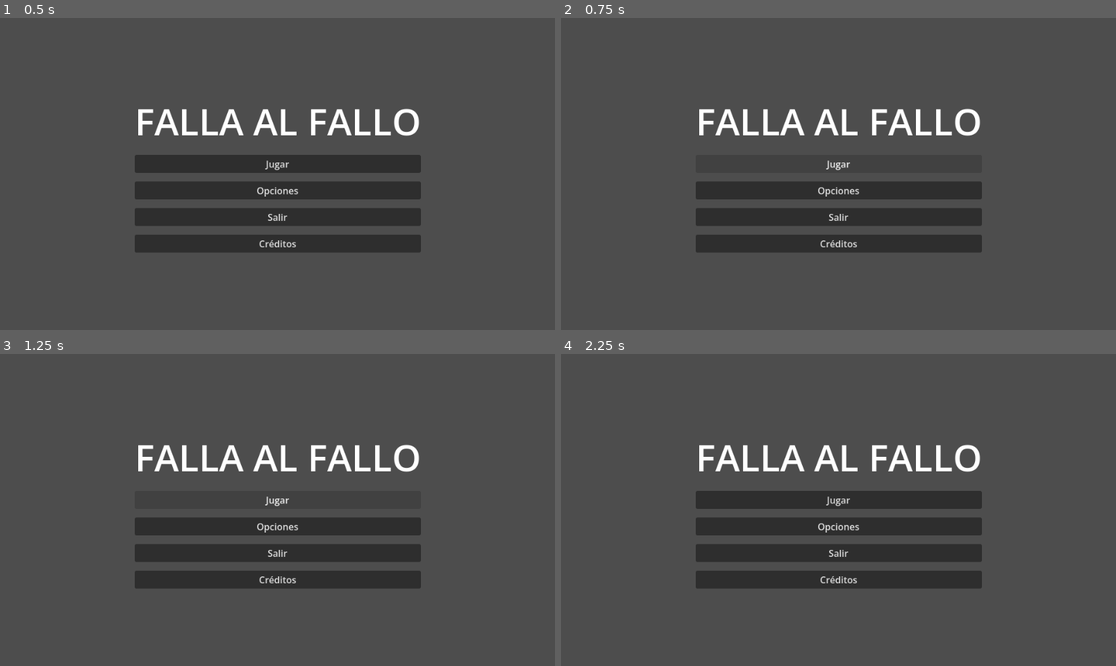
Above: before the commit, frames 1-4 (two rows, left to right).
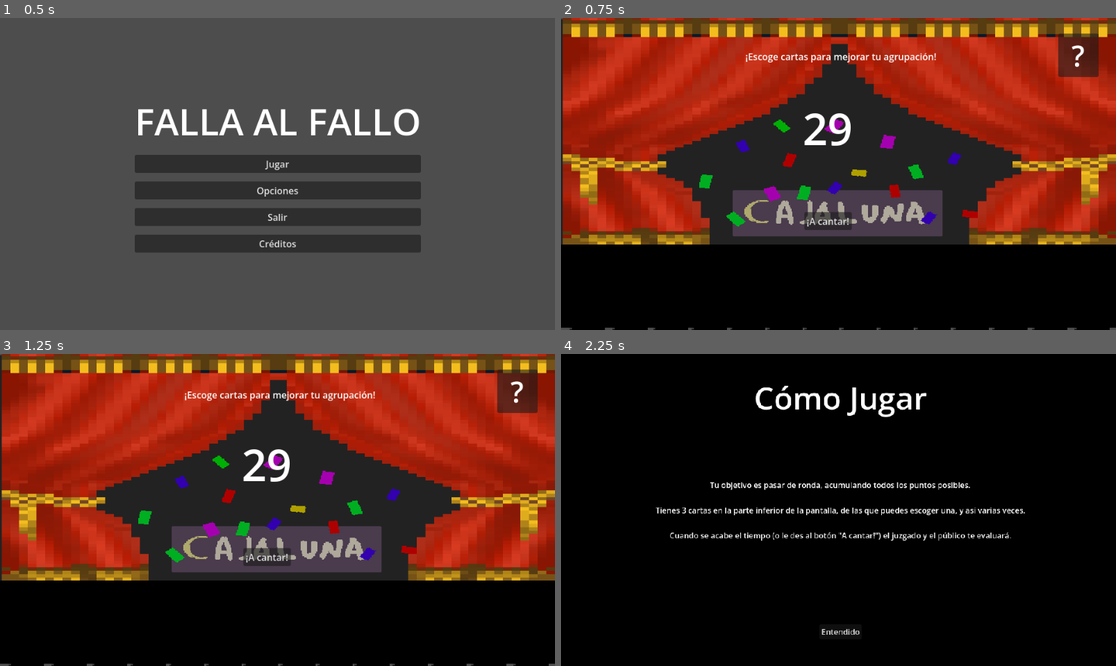
Above: after the commit, the same moments.

Repository: Sromerop0610/LosMataos
Game: Godot game, scene res://Scenes/menú_principal.tscn
Two runs of this game, one before a commit and one after it. Both use one fixed random seed, a clock stepped at 60 frames per second and the inputs below.
Inputs (mouse positions are in pixels of both pictures, inside the frame that each line leads up to):
- Up to frame 1 (0.5 s): no input
- Up to frame 2 (0.75 s): click "Jugar" at 0.5 s
- Up to frame 3 (1.25 s): no input
- Up to frame 4 (2.25 s): click (838, 500) at 1.25 s, where only the run before the commit has a clickable "Jugar"; click (1077, 391) at 2 s, where only the run after the commit has a clickable "?"

Frame 1 is identical in both runs. In frame 2, 94% of the frame differs, in the area x 0-100%, y 0-100%; in frame 3, 94%; in frame 4, 100%.
Error before the commit: Parse Error: Assignment is not allowed inside an expression. (res://Scripts/menú_principal.gd:18)

Commit message:
fixedMenu Added scenario sprite

Diff:
--- a/Scenes/Game.tscn
+++ b/Scenes/Game.tscn
@@ -2,6 +2,7 @@
 
 [ext_resource type="Texture2D" uid="uid://cqb1h8ybgavwj" path="res://Assets/telon.png" id="1_gl6un"]
 [ext_resource type="Script" uid="uid://6qb7nbkuvahr" path="res://Scenes/game.gd" id="1_j5yw3"]
+[ext_resource type="Texture2D" uid="uid://6mauwgpfjbv5" path="res://Assets/escenario.png" id="2_b2bpf"]
 [ext_resource type="Texture2D" uid="uid://ddjp5ykka8ryo" path="res://Assets/person.png" id="2_j5yw3"]
 [ext_resource type="Texture2D" uid="uid://cmd6e8x1yhyi0" path="res://Assets/telonRecogido.png" id="3_kldst"]
 
@@ -86,6 +87,12 @@
 [node name="Game" type="Node2D" unique_id=1685926891]
 script = ExtResource("1_j5yw3")
 
+[node name="Escenario" type="Sprite2D" parent="." unique_id=1783653983]
+modulate = Color(0.6847319, 0.6847319, 0.6847319, 1)
+position = Vector2(478.5, 200)
+scale = Vector2(1.595, 1.2375)
+texture = ExtResource("2_b2bpf")
+
 [node name="TelonAbierto" type="Sprite2D" parent="." unique_id=2134543674]
 position = Vector2(481.5, 125.99998)
 scale = Vector2(14.953125, 5.7916665)
@@ -98,7 +105,6 @@
 texture = ExtResource("1_gl6un")
 
 [node name="PreShow" type="Control" parent="." unique_id=1525962351]
-visible = false
 layout_mode = 3
 anchors_preset = 0
 offset_left = -2.0
@@ -208,142 +214,142 @@
 
 [node name="Person" type="Sprite2D" parent="Publico" unique_id=1867308609]
 position = Vector2(-494.51624, 57.575848)
-scale = Vector2(4.591, 4.591)
+scale = Vector2(4.591, 5.326)
 texture = ExtResource("2_j5yw3")
 
 [node name="Person2" type="Sprite2D" parent="Publico" unique_id=1212556167]
 position = Vector2(-404.51624, 57.575848)
-scale = Vector2(4.591, 4.591)
+scale = Vector2(4.591, 5.326)
 texture = ExtResource("2_j5yw3")
 
 [node name="Person3" type="Sprite2D" parent="Publico" unique_id=1102785926]
 position = Vector2(-319.51624, 57.575848)
-scale = Vector2(4.591, 4.591)
+scale = Vector2(4.591, 5.326)
 texture = ExtResource("2_j5yw3")
 
 [node name="Person4" type="Sprite2D" parent="Publico" unique_id=597539734]
 position = Vector2(-238.51624, 57.575848)
-scale = Vector2(4.591, 4.591)
+scale = Vector2(4.591, 5.326)
 texture = ExtResource("2_j5yw3")
 
 [node name="Person5" type="Sprite2D" parent="Publico" unique_id=1905797537]
 position = Vector2(-158.51624, 57.575848)
-scale = Vector2(4.591, 4.591)
+scale = Vector2(4.591, 5.326)
 texture = ExtResource("2_j5yw3")
 
 [node name="Person6" type="Sprite2D" parent="Publico" unique_id=1739119696]
 position = Vector2(-80.516235, 57.575848)
-scale = Vector2(4.591, 4.591)
+scale = Vector2(4.591, 5.326)
 texture = ExtResource("2_j5yw3")
 
 [node name="Person7" type="Sprite2D" parent="Publico" unique_id=1022270183]
 position = Vector2(-3.5162354, 57.575848)
-scale = Vector2(4.591, 4.591)
+scale = Vector2(4.591, 5.326)
 texture = ExtResource("2_j5yw3")
 
 [node name="Person8" type="Sprite2D" parent="Publico" unique_id=495151412]
 position = Vector2(74.483765, 57.575848)
-scale = Vector2(4.591, 4.591)
+scale = Vector2(4.591, 5.326)
 texture = ExtResource("2_j5yw3")
 
 [node name="Person9" type="Sprite2D" parent="Publico" unique_id=109118406]
 position = Vector2(151.48376, 57.575848)
-scale = Vector2(4.591, 4.591)
+scale = Vector2(4.591, 5.326)
 texture = ExtResource("2_j5yw3")
 
 [node name="Person10" type="Sprite2D" parent="Publico" unique_id=173279940]
 position = Vector2(229.4837, 57.575848)
-scale = Vector2(4.591, 4.591)
+scale = Vector2(4.591, 5.326)
 texture = ExtResource("2_j5yw3")
 
 [node name="Person11" type="Sprite2D" parent="Publico" unique_id=747764155]
 position = Vector2(309.48376, 57.575848)
-scale = Vector2(4.591, 4.591)
+scale = Vector2(4.591, 5.326)
 texture = ExtResource("2_j5yw3")
 
 [node name="Person12" type="Sprite2D" parent="Publico" unique_id=1672697550]
 position = Vector2(390.48376, 57.575848)
-scale = Vector2(4.591, 4.591)
+scale = Vector2(4.591, 5.326)
 texture = ExtResource("2_j5yw3")
 
 [node name="Person13" type="Sprite2D" parent="Publico" unique_id=1870051931]
 position = Vector2(473.48383, 57.575848)
-scale = Vector2(4.591, 4.591)
+scale = Vector2(4.591, 5.326)
 texture = ExtResource("2_j5yw3")
 
 [node name="Person14" type="Sprite2D" parent="Publico" unique_id=1180901286]
 position = Vector2(561.48376, 57.575848)
-scale = Vector2(4.591, 4.591)
+scale = Vector2(4.591, 5.326)
 texture = ExtResource("2_j5yw3")
 
 [node name="Person15" type="Sprite2D" parent="Publico" unique_id=1622111385]
 position = Vector2(-494.51624, -46.674152)
-scale = Vector2(4.591, 4.591)
+scale = Vector2(4.591, 5.326)
 texture = ExtResource("2_j5yw3")
 
 [node name="Person16" type="Sprite2D" parent="Publico" unique_id=263153196]
 position = Vector2(-404.51624, -46.674152)
-scale = Vector2(4.591, 4.591)
+scale = Vector2(4.591, 5.326)
 texture = ExtResource("2_j5yw3")
 
 [node name="Person17" type="Sprite2D" parent="Publico" unique_id=1682583271]
 position = Vector2(-319.51624, -46.674152)
-scale = Vector2(4.591, 4.591)
+scale = Vector2(4.591, 5.326)
 texture = ExtResource("2_j5yw3")
 
 [node name="Person18" type="Sprite2D" parent="Publico" unique_id=369559655]
 position = Vector2(-238.51624, -46.674152)
-scale = Vector2(4.591, 4.591)
+scale = Vector2(4.591, 5.326)
 texture = ExtResource("2_j5yw3")
 
 [node name="Person19" type="Sprite2D" parent="Publico" unique_id=4460864]
 position = Vector2(-158.51624, -46.674152)
-scale = Vector2(4.591, 4.591)
+scale = Vector2(4.591, 5.326)
 texture = ExtResource("2_j5yw3")
 
 [node name="Person20" type="Sprite2D" parent="Publico" unique_id=121272798]
 position = Vector2(-80.516235, -46.674152)
-scale = Vector2(4.591, 4.591)
+scale = Vector2(4.591, 5.326)
 texture = ExtResource("2_j5yw3")
 
 [node name="Person21" type="Sprite2D" parent="Publico" unique_id=723106344]
 position = Vector2(-3.5162354, -46.674152)
-scale = Vector2(4.591, 4.591)
+scale = Vector2(4.591, 5.326)
 texture = ExtResource("2_j5yw3")
 
 [node name="Person22" type="Sprite2D" parent="Publico" unique_id=1705769285]
 position = Vector2(74.483765, -46.674152)
-scale = Vector2(4.591, 4.591)
+scale = Vector2(4.591, 5.326)
 texture = ExtResource("2_j5yw3")
 
 [node name="Person23" type="Sprite2D" parent="Publico" unique_id=1008854670]
 position = Vector2(151.48376, -46.674152)
-scale = Vector2(4.591, 4.591)
+scale = Vector2(4.591, 5.326)
 texture = ExtResource("2_j5yw3")
 
 [node name="Person24" type="Sprite2D" parent="Publico" unique_id=576327337]
 position = Vector2(229.4837, -46.674152)
-scale = Vector2(4.591, 4.591)
+scale = Vector2(4.591, 5.326)
 texture = ExtResource("2_j5yw3")
 
 [node name="Person25" type="Sprite2D" parent="Publico" unique_id=2018503949]
 position = Vector2(309.48376, -46.674152)
-scale = Vector2(4.591, 4.591)
+scale = Vector2(4.591, 5.326)
 texture = ExtResource("2_j5yw3")
 
 [node name="Person26" type="Sprite2D" parent="Publico" unique_id=151739805]
 position = Vector2(390.48376, -46.674152)
-scale = Vector2(4.591, 4.591)
+scale = Vector2(4.591, 5.326)
 texture = ExtResource("2_j5yw3")
 
 [node name="Person27" type="Sprite2D" parent="Publico" unique_id=2138932564]
 position = Vector2(473.48383, -46.674152)
-scale = Vector2(4.591, 4.591)
+scale = Vector2(4.591, 5.326)
 texture = ExtResource("2_j5yw3")
 
 [node name="Person28" type="Sprite2D" parent="Publico" unique_id=1578635429]
 position = Vector2(561.48376, -46.674152)
-scale = Vector2(4.591, 4.591)
+scale = Vector2(4.591, 5.326)
 texture = ExtResource("2_j5yw3")
 
 [node name="TiempoDeRonda" type="Timer" parent="." unique_id=1223557745]
--- a/Scripts/menú_principal.gd
+++ b/Scripts/menú_principal.gd
@@ -15,7 +15,7 @@
 	get_tree().change_scene_to_file("res://Scenes/Game.tscn")
 
 func _ready():
-	if OS.get_name() = "Web":
+	if OS.get_name() == "Web":
 		quit_button.hide()
 
 func _on_volver_pressed():
Binary file added: Assets/escenario.png
Not shown, added: Assets/escenario.png.import
Binary file changed: Assets/person.png
